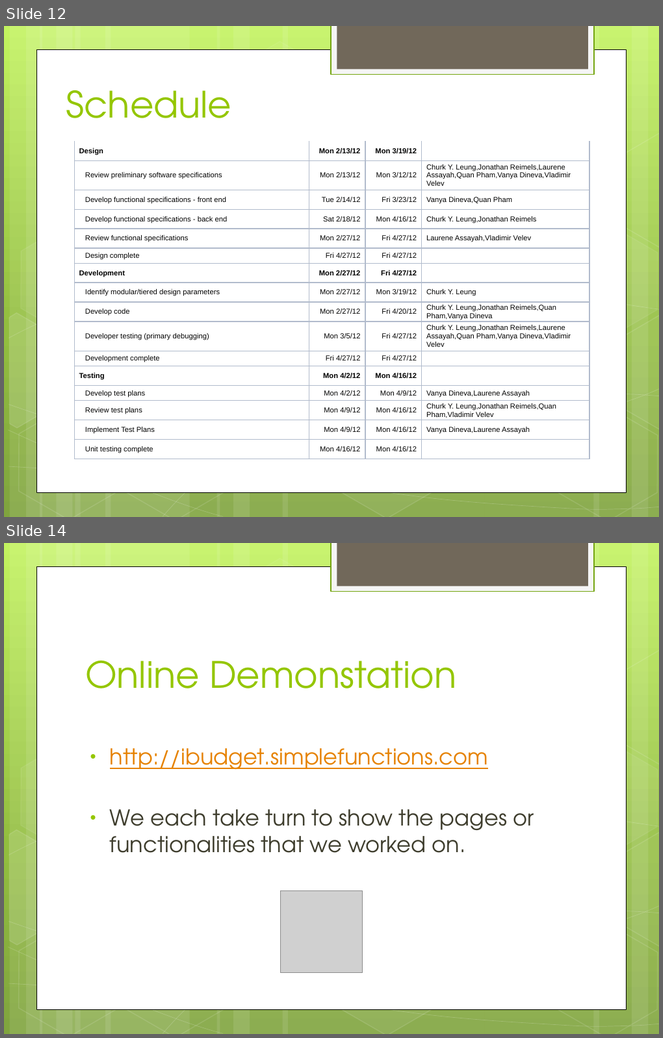
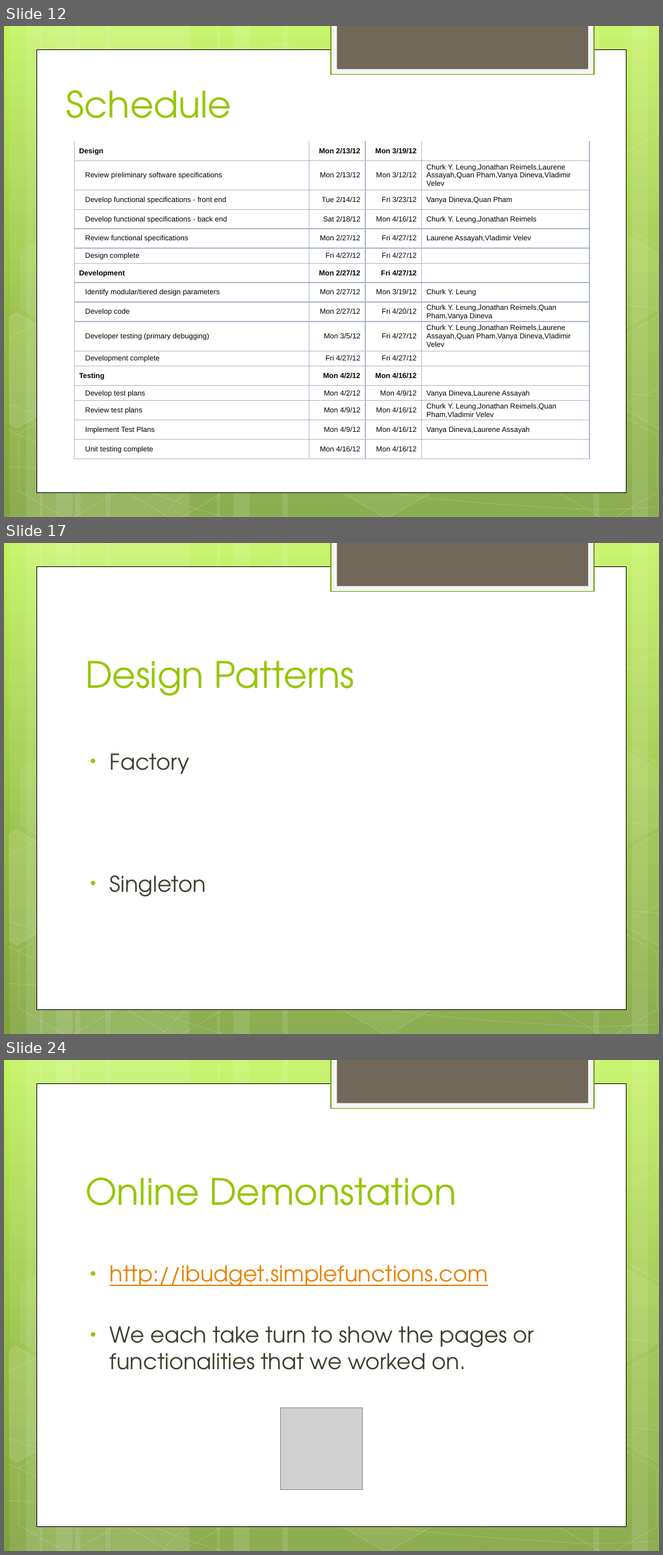
Before and after one commit to hiyenwong/cs679-b1-class-project, a slide deck: deliverables/final/Final Presentation.pptx. Shown one above the other, each under a label of ours: slides 12 and 14 before the commit, slides 12, 17 and 24 after it; the slides between them are not shown. The pictures are 663x1038 and 663x1555 pixels, drawn with LibreOffice and Linux fonts; fonts in the diff are those of the drawing; grey boxes stand for pictures. Boxes give left, top, right and bottom in pixels: in the first picture for what was removed or moved away, otherwise in the second. Text is boxed around its words. In the diff, an @@ line names an element or a change of style, - is before the commit and + after.

```diff
--- a/deliverables/final/Final Presentation.pptx
+++ b/deliverables/final/Final Presentation.pptx
@@ slide 17 added at box(4, 543, 659, 1034), background gradient #C3F35F to #93BF3F to #81A53E; not listed: 31 template elements that a slide beside it also shows @@
@@ title added at box(85, 661, 354, 696), 40 pt, text #94C600 @@
+Design Patterns
@@ text added at box(110, 754, 206, 897), 24 pt, text #3E3D2D @@
+• Factory
+• Singleton
@@ what was slide 14 is now slide 24 @@
```
Also in this commit, not shown: 9 other slides added, 7 slides removed.
